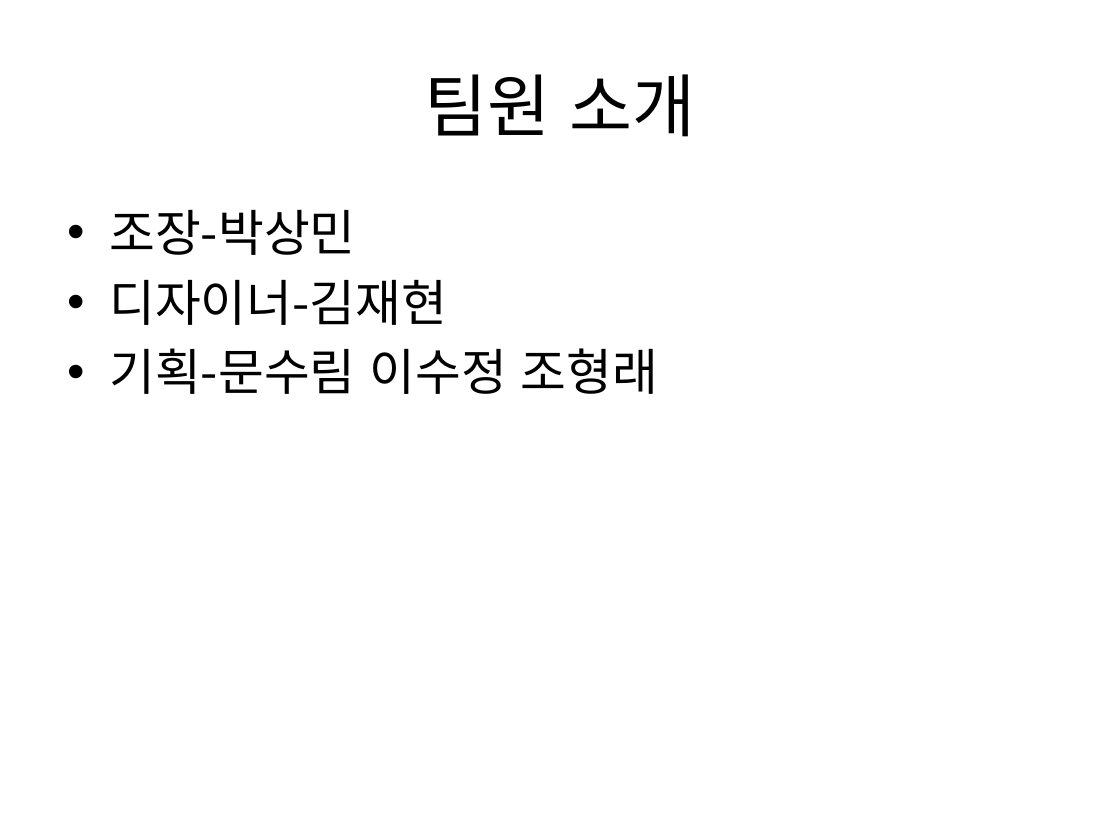
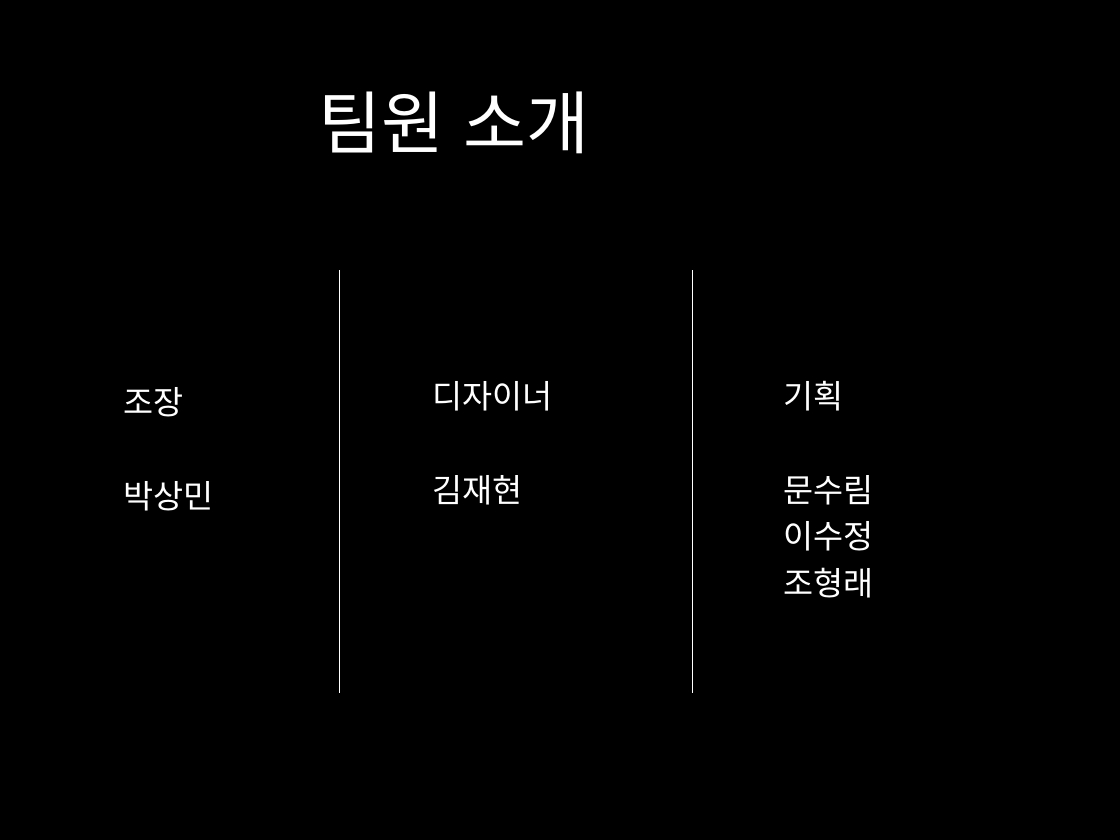
Before and after one commit to pasongsj/ideatone, a slide deck: slide 4 of ideatoneppt.pptx. Drawn at 1120x840 pixels with LibreOffice and Linux fonts; fonts in the diff are those of the drawing. Boxes give left, top, right and bottom in pixels: in the first picture for what was removed or moved away, otherwise in the second. Text is boxed around its words. In the diff, an @@ line names an element or a change of style, - is before the commit and + after.

```diff
--- a/ideatoneppt.pptx
+++ b/ideatoneppt.pptx
@@ background #FFFFFF to #000000 @@
@@ title "팀원 소개": place and size @@
-title "팀원 소개" at box(424, 74, 695, 137)
+title "팀원 소개" at box(318, 91, 589, 154)
@@ title "팀원 소개" at box(318, 91, 589, 154): text colour #000000 to #FFFFFF; alignment centre to left; line spacing 1 to 0.9 @@
@@ text "조장" at box(124, 387, 214, 511): vertical alignment top to middle @@
@@ line added from (339, 270) to (339, 693), #FFFFFF 1 pt @@
@@ line added from (692, 270) to (692, 693), #FFFFFF 1 pt @@
@@ text at box(124, 387, 214, 511): text changed; size 32 to 21 pt; text colour #000000 to #FFFFFF @@
-• 조장-박상민
-• 디자이너-김재현
-• 기획-문수림 이수정 조형래
+조장
+박상민
@@ text added at box(432, 381, 552, 505), 21 pt, text #FFFFFF @@
+디자이너
+김재현
@@ text added at box(783, 380, 873, 598), 21 pt, text #FFFFFF @@
+기획
+문수림
+이수정
+조형래
```
Also in this commit, not shown: 17 other slides changed, 2 slides added, 3 slides removed, 1 other file.
